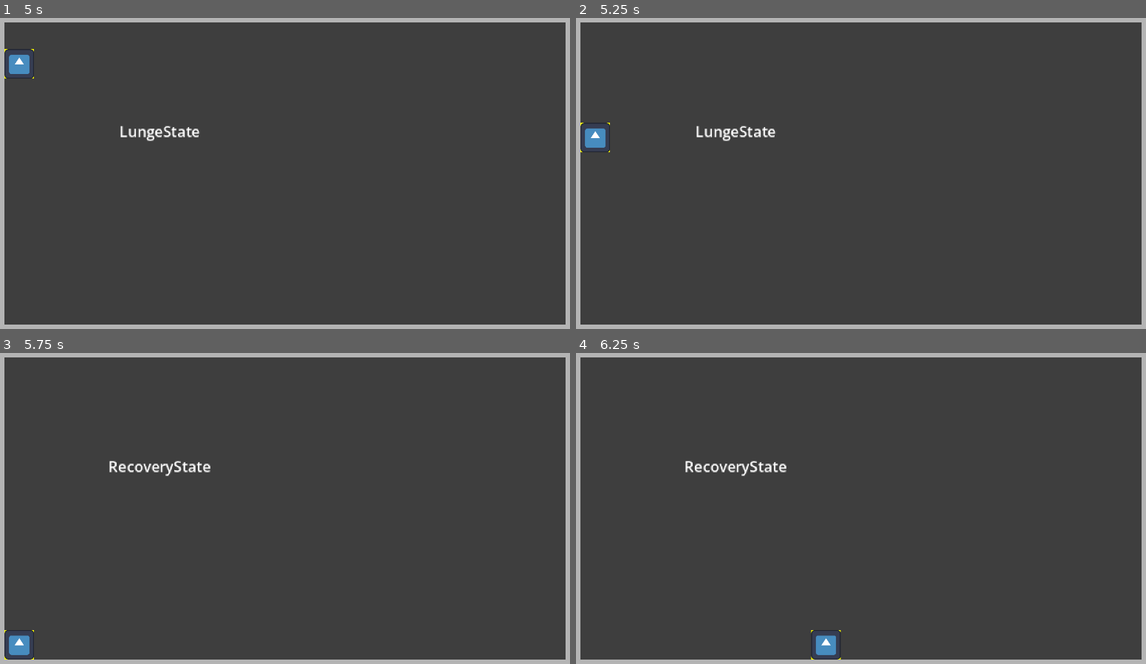
Above: before the commit, frames 1-4 (two rows, left to right).
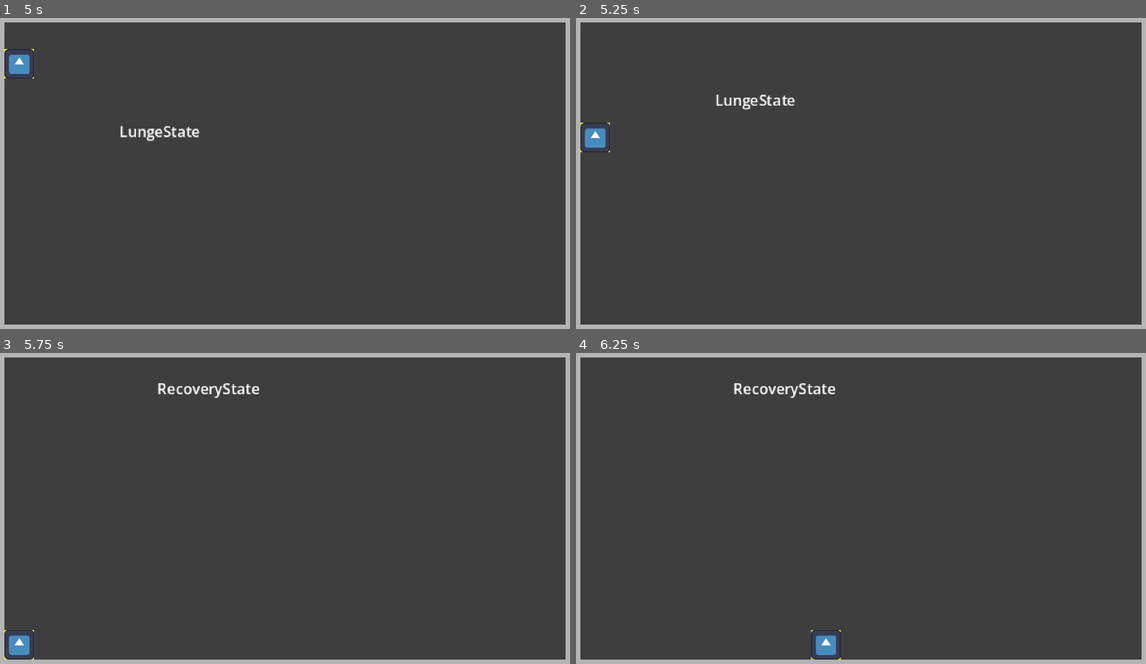
Above: after the commit, the same moments.

Repository: Cedro23/one-step-from-death
Game: Godot game, scene res://main.tscn
Two runs of this game, one before a commit and one after it. Both use one fixed random seed, a clock stepped at 60 frames per second and the inputs below. The engine's default icon, where the game draws it, is replaced by a stand-in: a white triangle on a blue panel in a dark square.
Inputs (mouse positions are in pixels of both pictures, inside the frame that each line leads up to):
- Up to frame 1 (5 s): tap Enter at 0.5, 2 s; move the mouse to (416, 157) at 0.52 s; press the mouse at (416, 157) at 0.53 s; hold D (right) 0.53-1.28 s; tap Space (dodge) at 1.25, 1.35, 2.75, 2.85, 4.35 s; move the mouse to (165, 189) at 1.27 s; release the mouse at (165, 189) at 1.28 s; hold S (down) 1.28-2.03 s; move the mouse to (342, 101) at 2.02 s; press the mouse at (342, 101) at 2.03 s; hold D (right) 2.03-2.78 s; move the mouse to (256, 238) at 2.77 s; release the mouse at (256, 238) at 2.78 s; hold W (up) 2.78-3.53 s; click (256, 238) at 2.92 s; move the mouse to (461, 223) at 3.52 s; press the mouse at (461, 223) at 3.53 s; hold A (left) from 3.53 s (still down); move the mouse to (108, 123) at 4.27 s; release the mouse at (108, 123) at 4.28 s
- Up to frame 2 (5.25 s): move the mouse to (889, 173) at 5.02 s; release A (left) at 5.03 s; press the mouse at (889, 173) at 5.03 s; hold S (down) from 5.03 s (still down)
- Up to frame 3 (5.75 s): keep holding S (down)
- Up to frame 4 (6.25 s): move the mouse to (769, 424) at 5.77 s; release S (down) at 5.78 s; release the mouse at (769, 424) at 5.78 s; hold D (right) from 5.78 s (still down); tap Space (dodge) at 5.85 s

Frame 1 is identical in both runs. In frame 2, 0.6% of the frame differs, in the area x 21-39%, y 24-40%; in frame 3, 0.7%, in the area x 19-46%, y 9-40%; in frame 4, 0.7%.

Commit message:
feat: shambler now lunges

Diff:
--- a/actors/enemies/shambler/shambler.tscn
+++ b/actors/enemies/shambler/shambler.tscn
@@ -15,9 +15,8 @@
 [sub_resource type="RectangleShape2D" id="RectangleShape2D_h2yge"]
 size = Vector2(16, 16)
 
-[sub_resource type="CapsuleShape2D" id="CapsuleShape2D_ig7tw"]
-radius = 5.0
-height = 16.0
+[sub_resource type="RectangleShape2D" id="RectangleShape2D_7o1q8"]
+size = Vector2(5, 12)
 
 [node name="Shambler" type="CharacterBody2D" unique_id=1724040096]
 script = ExtResource("1_2hdus")
@@ -61,10 +60,14 @@
 disabled = true
 debug_color = Color(1, 0.016008649, 0.024270412, 0.41960785)
 
-[node name="Hitbox" type="Area2D" parent="." unique_id=896401867]
+[node name="Hitbox" type="Area2D" parent="." unique_id=896401867 groups=["hitbox"]]
 
 [node name="CollisionShape2D" type="CollisionShape2D" parent="Hitbox" unique_id=463339632]
-shape = SubResource("CapsuleShape2D_ig7tw")
+shape = SubResource("RectangleShape2D_7o1q8")
+disabled = true
+
+[node name="Hurtbox" parent="." unique_id=364259304 instance=ExtResource("8_7o1q8")]
+size = 14
 
 [node name="LungeWindupTimer" type="Timer" parent="." unique_id=2096373260]
 wait_time = 0.8
@@ -77,10 +80,7 @@
 [node name="RecoveryTimer" type="Timer" parent="." unique_id=481563301]
 one_shot = true
 
-[node name="Hurtbox" parent="." unique_id=364259304 instance=ExtResource("8_7o1q8")]
-size = 14
-
+[connection signal="hit" from="Hurtbox" to="." method="_on_hurtbox_hit"]
 [connection signal="timeout" from="LungeWindupTimer" to="StateMachine/LungeState" method="_on_lunge_windup_timer_timeout"]
 [connection signal="timeout" from="LungeTimer" to="StateMachine/LungeState" method="_on_lunge_timer_timeout"]
 [connection signal="timeout" from="RecoveryTimer" to="StateMachine/RecoveryState" method="_on_recovery_timer_timeout"]
-[connection signal="hit" from="Hurtbox" to="." method="_on_hurtbox_hit"]
--- a/actors/enemies/shambler/states/lunge_state.gd
+++ b/actors/enemies/shambler/states/lunge_state.gd
@@ -1,21 +1,36 @@
 extends State
 
-const LUNGE_SPEED: float = 200.0
+const LUNGE_SPEED: float = 300.0
 @onready var lunge_windup_timer: Timer = $"../../LungeWindupTimer"
 @onready var lunge_timer: Timer = $"../../LungeTimer"
 
+const HITBOX_DISTANCE: float = 16.0
+@onready var hitbox: Area2D = $"../../Hitbox"
+@onready var hitbox_collision: CollisionShape2D = $"../../Hitbox/CollisionShape2D"
+
+var player: CharacterBody2D
+var direction: Vector2
+var rotation: float
+
 func enter() -> void:
+	player = character.get_node("/root/Main/Player")
+	direction = (player.global_position - character.global_position).normalized()
+	rotation = player.global_position.angle_to_point(character.global_position)
+
+	hitbox.position = direction * HITBOX_DISTANCE
+	hitbox.rotation = rotation
 	character.velocity = Vector2.ZERO
+
 	lunge_windup_timer.start()
 
 func physics_update(_delta: float) -> void:
 	character.move_and_slide()
 
-
 func _on_lunge_windup_timer_timeout() -> void:
-	# Lock in on player
-	# And lunge
+	hitbox_collision.disabled = false
+	character.velocity = direction * LUNGE_SPEED
 	lunge_timer.start()
 
 func _on_lunge_timer_timeout() -> void:
+	hitbox_collision.disabled = true
 	character.state_machine.transition_to("RecoveryState")
--- a/actors/enemies/shambler/states/recovery_state.gd
+++ b/actors/enemies/shambler/states/recovery_state.gd
@@ -3,7 +3,7 @@
 @onready var recovery_timer: Timer = $"../../RecoveryTimer"
 
 func enter() -> void:
-	# Start revocery timer
+	character.velocity = Vector2.ZERO
 	recovery_timer.start()
 
 func _on_recovery_timer_timeout() -> void:
